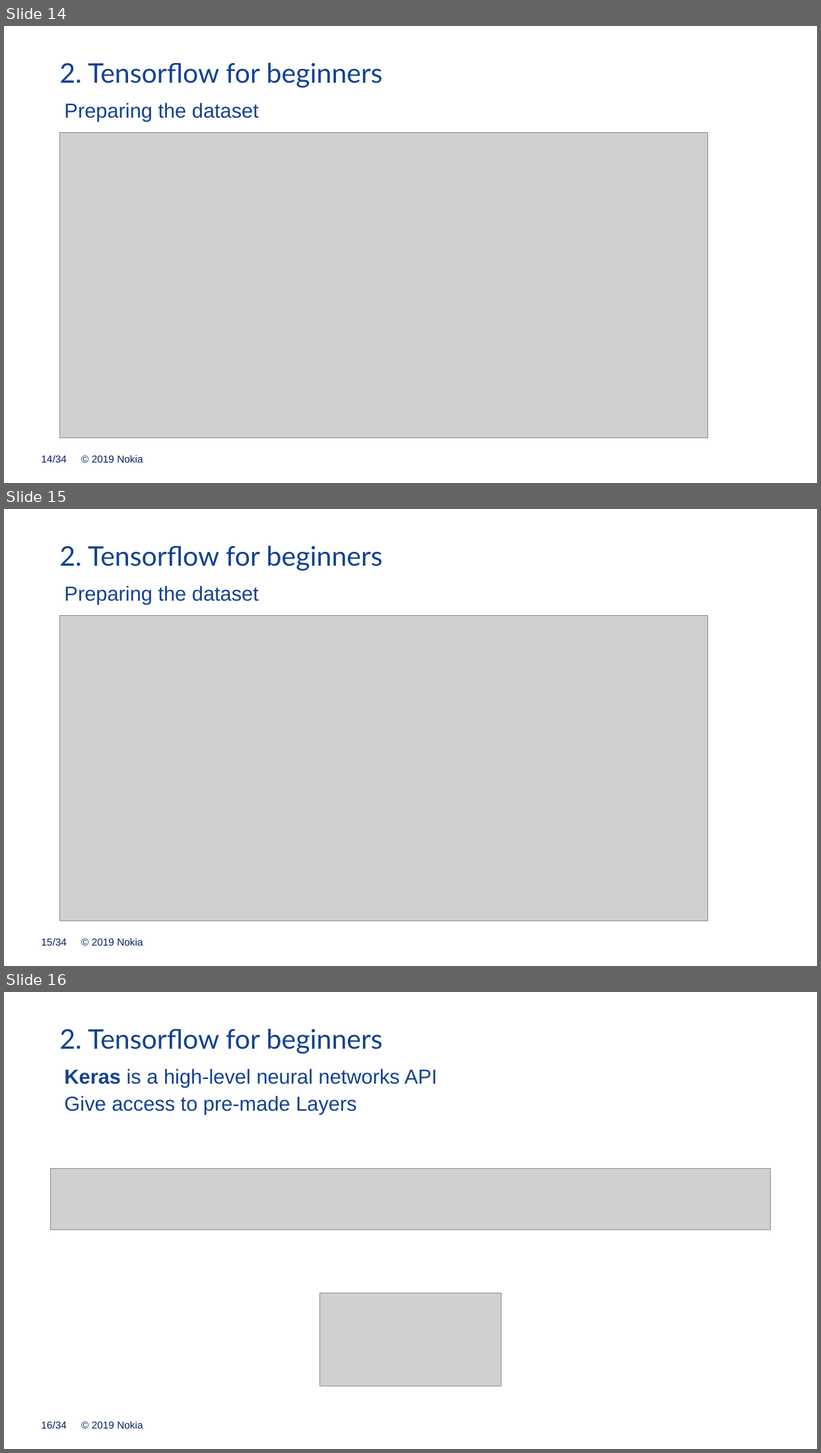
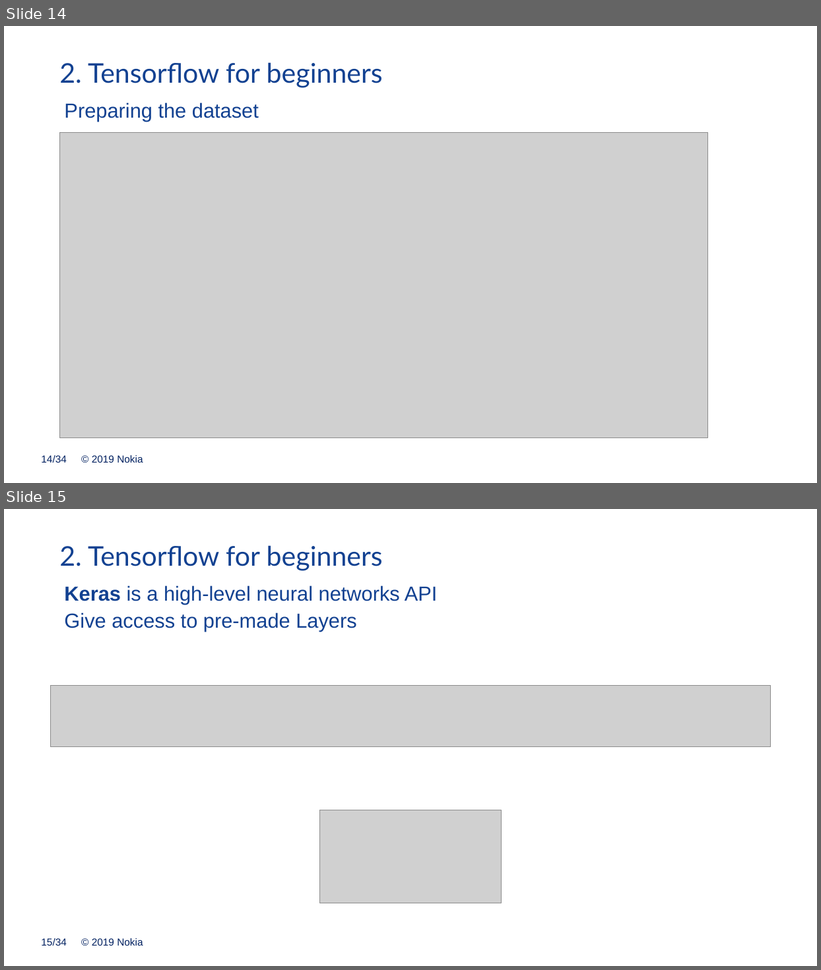
Before and after one commit to mgoutay/ml_course, a slide deck: DL_course.pptx. Shown one above the other, each under a label of ours: slides 14, 15 and 16 before the commit, slides 14 and 15 after it. The pictures are 821x1453 and 821x970 pixels, drawn with LibreOffice and Linux fonts; fonts in the diff are those of the drawing; grey boxes stand for pictures; background and template pictures are left out. Boxes give left, top, right and bottom in pixels: in the first picture for what was removed or moved away, otherwise in the second. Text is boxed around its words. In the diff, an @@ line names an element or a change of style, - is before the commit and + after.

```diff
--- a/DL_course.pptx
+++ b/DL_course.pptx
@@ slide 15 removed at bbox=[4, 509, 817, 966], background #FFFFFF; not listed: 2 template elements that a slide beside it also shows @@
@@ text removed at bbox=[59, 545, 383, 571] @@
-2. Tensorflow for beginners
@@ text removed at bbox=[64, 586, 259, 604] @@
-Preparing the dataset
@@ picture removed at bbox=[59, 615, 708, 921] @@
@@ what was slide 16 is now slide 15 @@
@@ page number at bbox=[41, 939, 66, 946]: text changed @@
-16/34
+15/34
```
Also in this commit, not shown: 1 other file.
